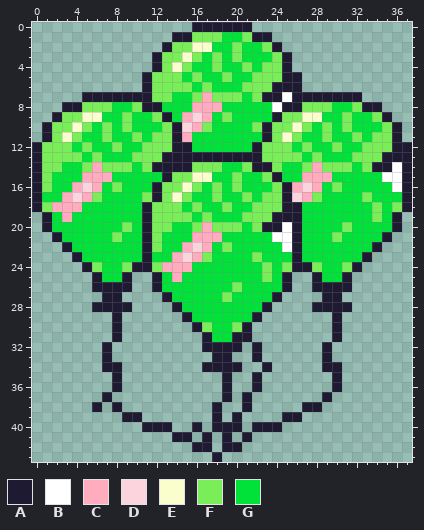
Pixel-art sprite, stored at projectMinigame/Game/GreenEnemyGroup(NE).png. Above is the file before it was changed.
The file is 38x44 pixels. Colours within 5 levels of each other are drawn and written as one.
Palette (. is transparent): A #1d1a31  B #ffffff  C #ffacbe  D #fcd4de  E #fafecc  F #79ee58  G #00e13a
Pixels before, first column x 0:
 0 ................AAAAAA................
 1 ..............AAFFFGGFAA..............
 2 .............AFFEEGGFGGFA.............
 3 ............AFFEFGFGFGGGFA............
 4 ............AFEFGGFGGFGFFA............
 5 ...........AFFFGFGGFGGFFFAA...........
 6 ...........AFFFFGFGGGFFFAAA...........
 7 .....AAAAAAAFFGGFCFFFGFAABAAAAAAA.....
 8 ...AAFFFGGFAAGGGCCCGGGGGBAAFFFGGFAA...
 9 ..AFFEEGGFGGFAGCDCGFGGGGAFFEEGGFGGFA..
10 .AFFEFGFGFGGGFADCFGGGGFAFFEFGFGFGGGFA.
11 .AFEFGGFGGFGFFACGGGGGGGAFEFGGFGGFGFFA.
12 AFFFGFGGFGGFFFAAGGGGGGAFFFGFGGFGGFFFAA
13 AFFFFGFGGGFFFAAAAAAAAAAFFFFGFGGGFFFAAA
14 AFFGGFCFFFGFAAAAFFFGGFAAFGGFCFFFGFAABA
15 AFGGGCCCGGGGGAFFEEGGFGGFAGGCCCGGGGGBBA
16 AFGGCDCGFGGGAFFEFGFGFGGGFACDCGFGGGGGBA
17 AGGCDCFGGGGFAFEFGGFGGFGFFADCFGGGGFGGGA
18 AFCCCGGGGGGAFFFGFGGFGGFFFAAGGGGGGGFGFA
19 .AGCGGGGGGGAFFFFGFGGGFFFAAAGGGGGGGFGA.
20 .AGGGGGGGFGAFFGGFCFFFGFAABAGGGGFGGGGA.
21 ..AGGGGGFGGAFGGGCCCGGGGGBBAGGGFGGGGA..
22 ...AGGGGGGGAFGGCDCGFGGGGGBAGGGGGGGA...
23 ....AGGGGGGAGGCDCFGGGGFGGGAGGGGGGA....
24 .....AFGGFAAFCCCGGGGGGGFGFAAFGGFA.....
25 ......AGGA..AGCGGGGGGGGFGA..AGGA......
26 ......AAAA..AGGGGGGGFGGGGA..AAAA......
27 .......AA....AGGGGGFGGGGA....AA.......
28 ......AAAA....AGGGGGGGGA....AAAA......
29 ........A......AGGGGGGA.......A.......
30 ........A.......AFGGFA........A.......
31 ........A........AGGAA........A.......
32 .......A.........AAAA.A......A........
33 .......A..........AA..A......A........
34 .......AA........AAAA..A.....AA.......
35 ........A..........A..A.......A.......
36 ........A..........A..A.......A.......
37 .......A...........A.A.......A........
38 ......A.A.........A..A.....AA.........
39 .........AA.......A.A....AA...........
40 ...........AAA..A.AAA.AAA.............
41 ..............AA.A.A.A................
42 ................AA.AA.................
43 ..................A...................
New version:
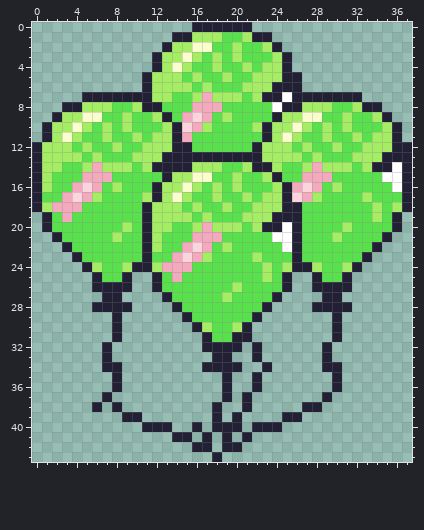
The edit:
colour A: #1d1a31 -> #222034
colour C: #ffacbe -> #f3aabc
colour F: #79ee58 -> #a4ed64
colour G: #00e13a -> #59e04d
